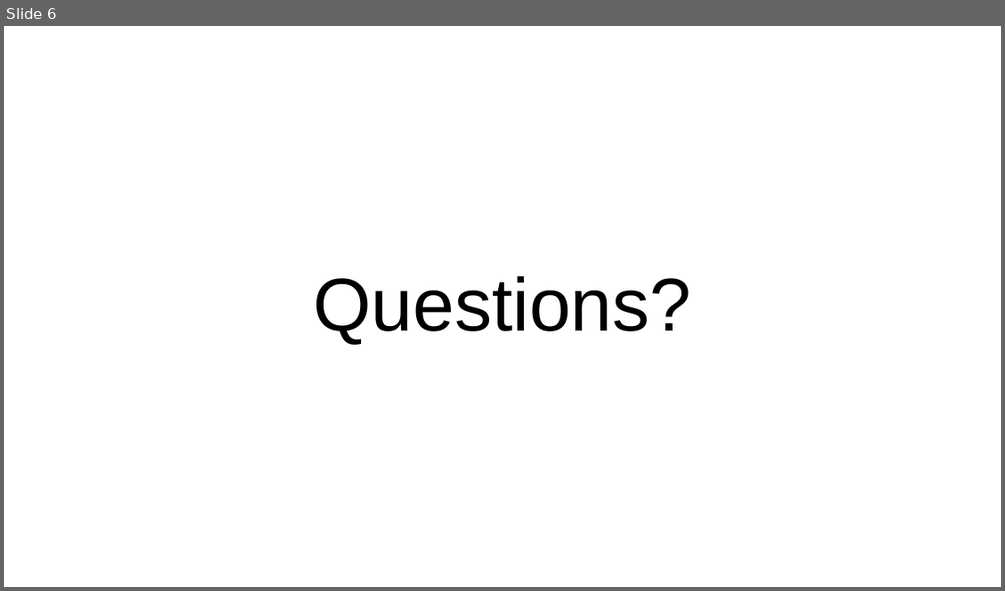
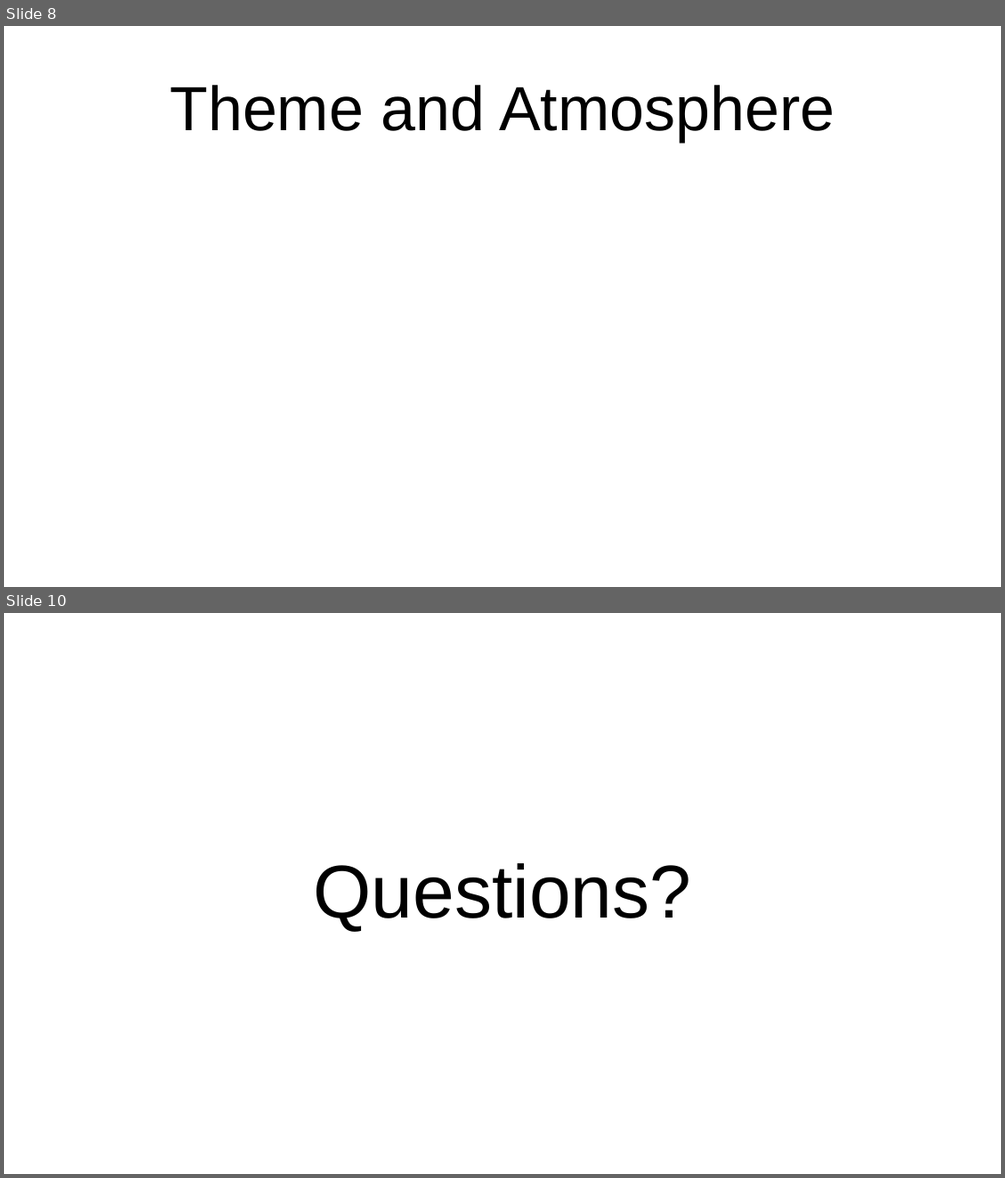
Before and after one commit to UoSGamesGroups/first-semester-group-1, a slide deck: L4_5 - Group 1/Research/Group 1 Presentation.pptx. Shown one above the other, each under a label of ours: slide 6 before the commit, slides 8 and 10 after it; the slides between them are not shown. The pictures are 1005x591 and 1005x1178 pixels, drawn with LibreOffice and Linux fonts; fonts in the diff are those of the drawing. Boxes give left, top, right and bottom in pixels: in the first picture for what was removed or moved away, otherwise in the second. Text is boxed around its words. In the diff, an @@ line names an element or a change of style, - is before the commit and + after.

```diff
--- a/L4_5 - Group 1/Research/Group 1 Presentation.pptx
+++ b/L4_5 - Group 1/Research/Group 1 Presentation.pptx
@@ slide 8 added at bbox=[4, 26, 1001, 587], background #FFFFFF @@
@@ title added at bbox=[170, 85, 834, 142], 60 pt, text #000000 @@
+Theme and Atmosphere
@@ what was slide 6 is now slide 10 @@
```
Also in this commit, not shown: 3 slides changed, 5 other slides added, 2 slides removed.
